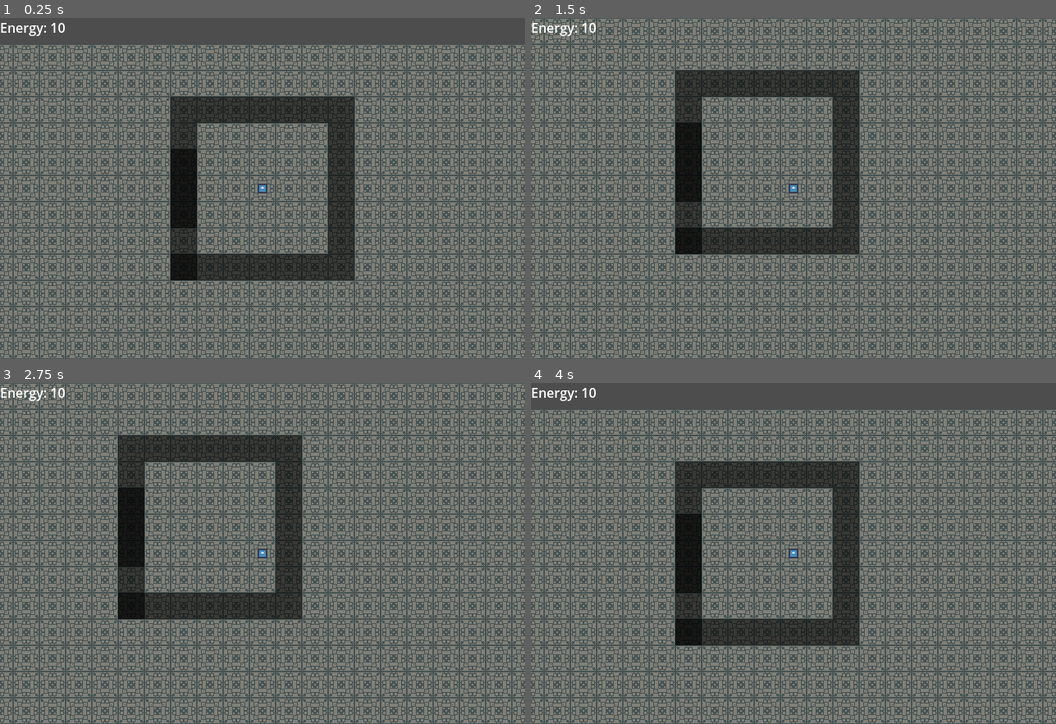
Above: before the commit, frames 1-4 (two rows, left to right).
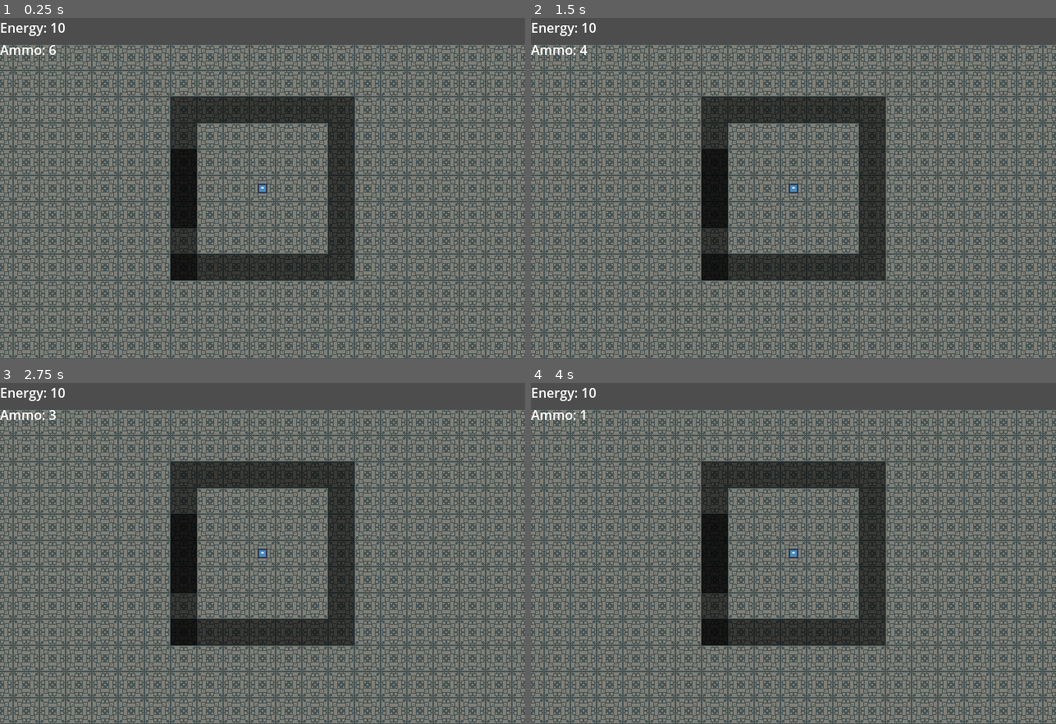
Above: after the commit, the same moments.

Repository: MaxMph/Hullbreak
Game: Godot game, scene res://main.tscn
Same seed, same stepped clock (60 frames per second), same inputs: the game is played once before the commit and once after it. The engine's default icon, where the game draws it, is replaced by a stand-in: a white triangle on a blue panel in a dark square.
Inputs:
- Up to frame 1 (0.25 s): no input
- Up to frame 2 (1.5 s): tap Enter (ui_accept) at 0.5, 0.6, 0.77, 1.07, 1.25, 1.35 s; hold Right (ui_right) 0.53-1.28 s; hold Down (ui_down) from 1.28 s (still down)
- Up to frame 3 (2.75 s): tap Enter (ui_accept) at 1.52, 1.82, 2, 2.1 s; release Down (ui_down) at 2.03 s; hold Right (ui_right) from 2.03 s (still down)
- Up to frame 4 (4 s): tap Enter (ui_accept) at 2.75, 2.85, 3.02, 3.32, 3.5, 3.6, 3.77 s; release Right (ui_right) at 2.78 s; hold Up (ui_up) 2.78-3.53 s; hold Left (ui_left) from 3.53 s (still down)

The runs differ from the first frame. In frame 1, 0.1% of the frame differs, in the area x 0-11%, y 7-11%; in frame 2, 21%, in the area x 0-100%, y 0-77%; in frame 3, 21%; in frame 4, 9.6%.

Commit message:
day 4? mostly just player shooting

Diff:
--- a/hullbreak/canvas_layer.gd
+++ b/hullbreak/canvas_layer.gd
@@ -3,3 +3,4 @@
 
 func _process(delta: float) -> void:
 	$VBoxContainer/energy.text = "Energy: " + str(Global.energy)
+	$VBoxContainer/ammo.text = "Ammo: " + str(Global.ammo)
--- a/hullbreak/map_gen_2.gd
+++ b/hullbreak/map_gen_2.gd
@@ -93,7 +93,7 @@
 		for i in _range:
 			print(i)
 			#Global.find_tile()
-			var tile =  Global.find_tile(Vector2(cell2pos(cell.x) + align(i, cell_size), cell2pos(cell.y)))
+			var tile =  Global.find_tile(Vector2(cell2pos(cell.x) + align(cell_size/2 + i, cell_size), cell2pos(cell.y)))
 			if tile != null:
 				get_tree().queue_delete(tile)
 	#for i in range(cell_size):
--- a/hullbreak/player.gd
+++ b/hullbreak/player.gd
@@ -3,6 +3,8 @@
 var target_pos
 var speed = 200
 var can_move = true
+var shoot_ready = false
+
 
 # Called when the node enters the scene tree for the first time.
 func _ready() -> void:
@@ -12,13 +14,25 @@
 # Called every frame. 'delta' is the elapsed time since the previous frame.
 func _process(delta: float) -> void:
 	if Input.is_action_just_pressed("ui_up"):
-		move(Vector2.UP)
+		if shoot_ready:
+			shoot(Vector2.UP)
+		else:
+			move(Vector2.UP)
 	if Input.is_action_just_pressed("ui_down"):
-		move(Vector2.DOWN)
+		if shoot_ready:
+			shoot(Vector2.DOWN)
+		else:
+			move(Vector2.DOWN)
 	if Input.is_action_just_pressed("ui_left"):
-		move(Vector2.LEFT)
+		if shoot_ready:
+			shoot(Vector2.LEFT)
+		else:
+			move(Vector2.LEFT)
 	if  Input.is_action_just_pressed("ui_right"):
-		move(Vector2.RIGHT)
+		if shoot_ready:
+			shoot(Vector2.RIGHT)
+		else:
+			move(Vector2.RIGHT)
 
 	can_move = true
 	if global_position != target_pos:
@@ -31,9 +45,42 @@
 	#if direction:
 		#move(direction)
 
+
+
+	if Input.is_action_just_pressed("ui_accept"):
+		if Global.ammo > 0:
+			can_move = false
+			shoot_ready = true
+			#print("shoot")
+
 func move(dir):
 	if Global.check_collision(target_pos + dir * Global.tilesize) == true:
 		can_move = false
 
 	if can_move:
 		target_pos += dir * Global.tilesize
+
+func shoot(dir):
+	Global.ammo -= 1
+	shoot_ready = false
+	can_move = true
+	var dist = 10
+	#var tile = global_position + dir * Global.tilesize
+	for i in range(dist):
+		var tile = global_position + (dir * Global.tilesize * i)
+		if Global.find_tile(tile) != null:
+			if Global.find_tile(tile).is_in_group("tile") and Global.find_tile(tile).collision == true:
+				print("wall")
+				$Line2D/Timer.start()
+				return
+			if Global.find_tile(tile).is_in_group("enemy"):
+				Global.find_tile(tile).hit()
+		$Line2D.remove_point($Line2D.points.size() - 1)
+		$Line2D.add_point(Vector2.ZERO)
+		#$Line2D.add_point(global_position)
+		$Line2D.add_point(dir * Global.tilesize * i + (Global.tilesize / 2) * dir)
+	$Line2D/Timer.start()
+
+
+func _on_timer_timeout() -> void:
+	$Line2D.remove_point($Line2D.points.size() - 1)
--- a/hullbreak/player.tscn
+++ b/hullbreak/player.tscn
@@ -23,6 +23,10 @@
 layout_mode = 2
 text = "Energy: 0"
 
+[node name="ammo" type="Label" parent="CanvasLayer/VBoxContainer"]
+layout_mode = 2
+text = "Ammo: 0"
+
 [node name="Label2" type="Label" parent="CanvasLayer/VBoxContainer"]
 layout_mode = 2
 
@@ -32,3 +36,13 @@
 text = "I - inventory"
 
 [node name="Camera2D" type="Camera2D" parent="."]
+
+[node name="Line2D" type="Line2D" parent="."]
+points = PackedVector2Array(0, -1)
+width = 2.0
+
+[node name="Timer" type="Timer" parent="Line2D"]
+wait_time = 0.1
+one_shot = true
+
+[connection signal="timeout" from="Line2D/Timer" to="." method="_on_timer_timeout"]
--- a/hullbreak/scripts/Global.gd
+++ b/hullbreak/scripts/Global.gd
@@ -2,6 +2,7 @@
 
 var tilesize = 32
 var energy = 10
+var ammo = 6
 
 # Called when the node enters the scene tree for the first time.
 func _ready() -> void:
Not shown, changed: Devlog.md
